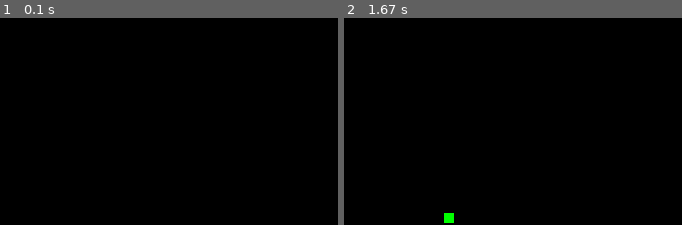
Above: before the commit, frames 1-2 (left to right).
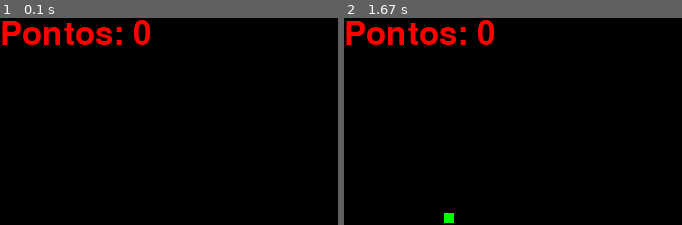
Above: after the commit, the same moments.

Repository: Matheusbarcellos1/Pygame-2021.2
Game: pygame game, started from nome_do_jogo.py
Same seed, same stepped clock (60 frames per second), same inputs: the game is played once before the commit and once after it.
Inputs:
- Up to frame 1 (0.1 s): no input
- Up to frame 2 (1.67 s): hold Right 0.33-0.8 s; hold Up 0.83-1.13 s; hold Right 1.17-1.63 s
The pictures show only the part of the screen within x 0-50%, y 0-50%; the shares and areas given below are measured in that part.

The runs differ from the first frame. In frame 1, 2.3% of the frame differs, in the area x 0-45%, y 0-14%; in frame 2, 2.3%.

Commit message:
mudanças.6
adicionando placar de pontos

Diff:
--- a/config.py
+++ b/config.py
@@ -19,3 +19,7 @@
 
 # Velocidade inicial de movimento da cobra
 vel_cobra = 10
+
+
+# Pontos
+pontos = 0
--- a/nome_do_jogo.py
+++ b/nome_do_jogo.py
@@ -1,7 +1,7 @@
 import pygame
 from random import randint
 from config import PRETO, VERMELHO, VERDE, BRANCO, AZUL
-from config import medidas_tela, x, y, vel_cobra, largura, altura
+from config import medidas_tela, x, y, vel_cobra, largura, altura, pontos
 
 
 # from config import **,**,**,**,**
@@ -20,10 +20,11 @@
 x_comida = randint(0, 600)
 y_comida = randint(0, 600)
 
+# Pontos
+pontos = 0
+
 state = True
 while state != False:
-    tempo.tick(50)
-
     if state == True:
         state = 1
     elif state == 1:
@@ -31,8 +32,10 @@
     else:
         state = False
 
-    for event in pygame.event.get():        #fecha a janela do jogo
-        if event.type == pygame.QUIT:
+
+    tempo.tick(50)
+    for event in pygame.event.get():
+        if event.type == pygame.QUIT:           #fecha a janela do jogo quando aperta no 'X' da tela
             state = False
 
 
@@ -50,6 +53,11 @@
     # Atualiza a tela para apagar os passos pecorridos pela cobra
     window.fill(PRETO) # A cor deve ser a mesma do fundo da tela!
 
+    # Marcador de pontos
+    fonte = pygame.font.Font(None, 48)
+    marcador_pontos = fonte.render(f'Pontos: {pontos}', True, VERMELHO) # Pontos com fonte
+    window.blit(marcador_pontos, [0, 0])
+
 
     # Cobra e comida
     cobra = pygame.draw.rect(window, VERDE, (x, y, 10, 10))
@@ -59,6 +67,8 @@
     if cobra.colliderect(comida):
         x_comida = randint(0, 600)
         y_comida = randint(0, 600)
+        pontos += 1
+
 
     # Fazendo a cobra retornar ao lado oposto quando chegar aos extremos
     if y >=  altura:
@@ -73,5 +83,4 @@
 
     pygame.display.update()
 
-
 pygame.quit()
Binary file added: fontes/arial.ttf
